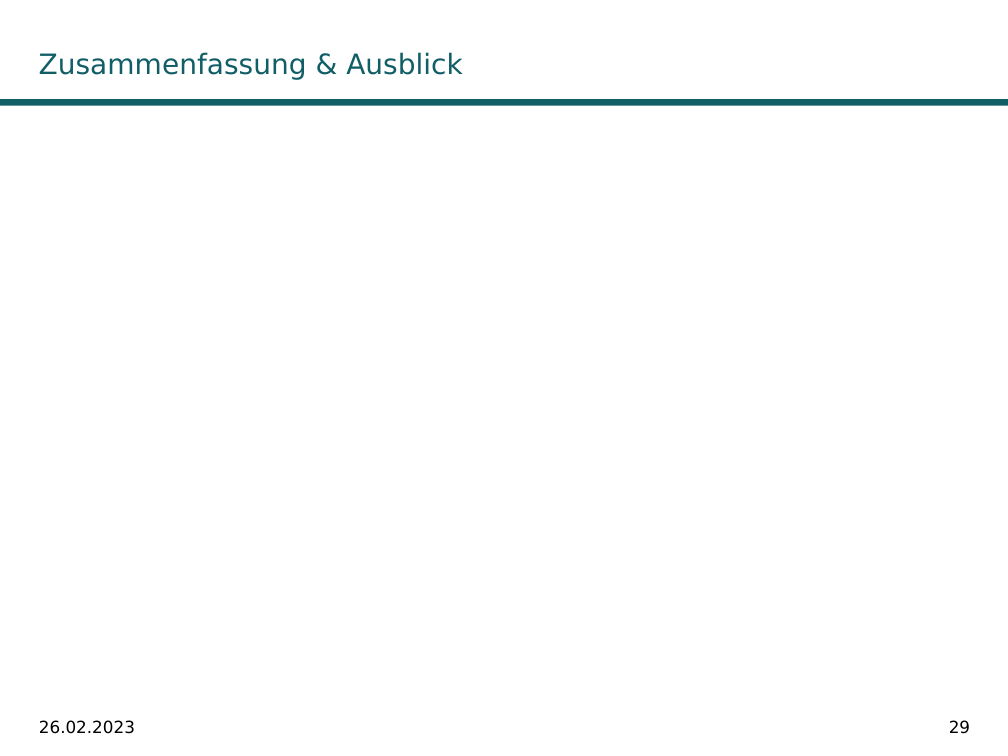
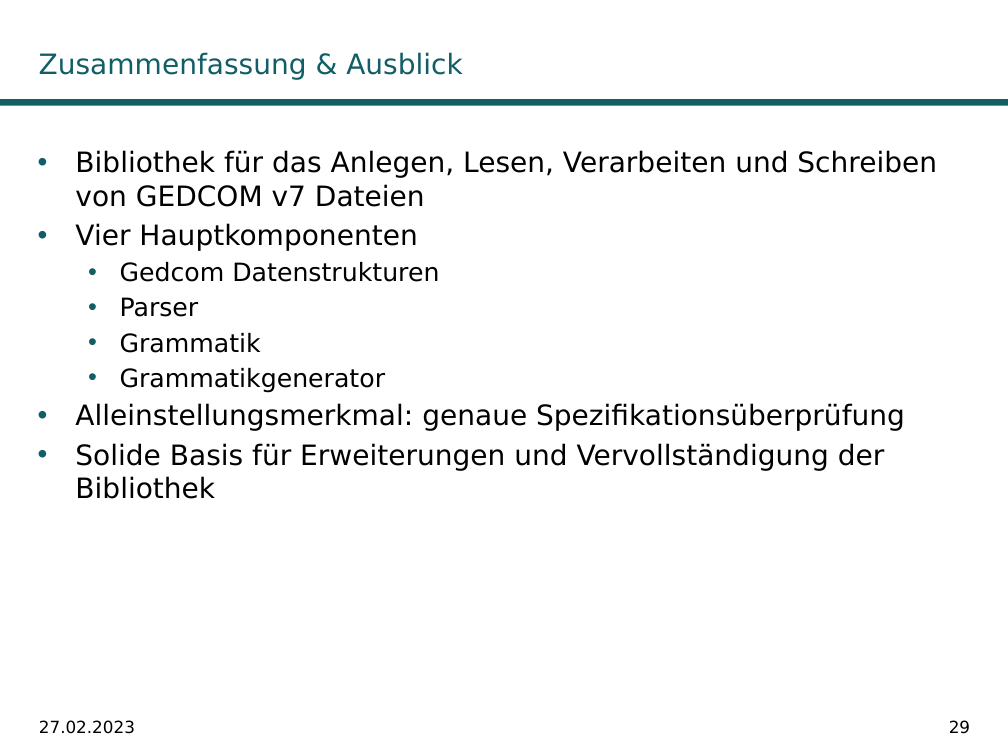
Before and after one commit to DwieDave/gedcom.js, a slide deck: slide 29 of doc/Teamprojekt_GedcomJS_MariusMueller_DavidGruber.pptx. Drawn at 1008x756 pixels with LibreOffice and Linux fonts; fonts in the diff are those of the drawing; background and template pictures are left out. Boxes give left, top, right and bottom in pixels: in the first picture for what was removed or moved away, otherwise in the second. Text is boxed around its words. In the diff, an @@ line names an element or a change of style, - is before the commit and + after.

```diff
--- a/doc/Teamprojekt_GedcomJS_MariusMueller_DavidGruber.pptx
+++ b/doc/Teamprojekt_GedcomJS_MariusMueller_DavidGruber.pptx
@@ text added at bbox=[75, 150, 937, 499], 20 pt, text #000000 @@
+• Bibliothek für das Anlegen, Lesen, Verarbeiten und Schreiben von GEDCOM v7 Dateien
+• Vier Hauptkomponenten
+  • Gedcom Datenstrukturen
+  • Parser
+  • Grammatik
+  • Grammatikgenerator
+• Alleinstellungsmerkmal: genaue Spezifikationsüberprüfung
+• Solide Basis für Erweiterungen und Vervollständigung der Bibliothek
@@ text at bbox=[39, 720, 135, 734]: text changed @@
-26.02.2023
+27.02.2023
```
Also in this commit, not shown: 27 other slides changed, 1 slide added, 1 slide removed, 1 other file.
